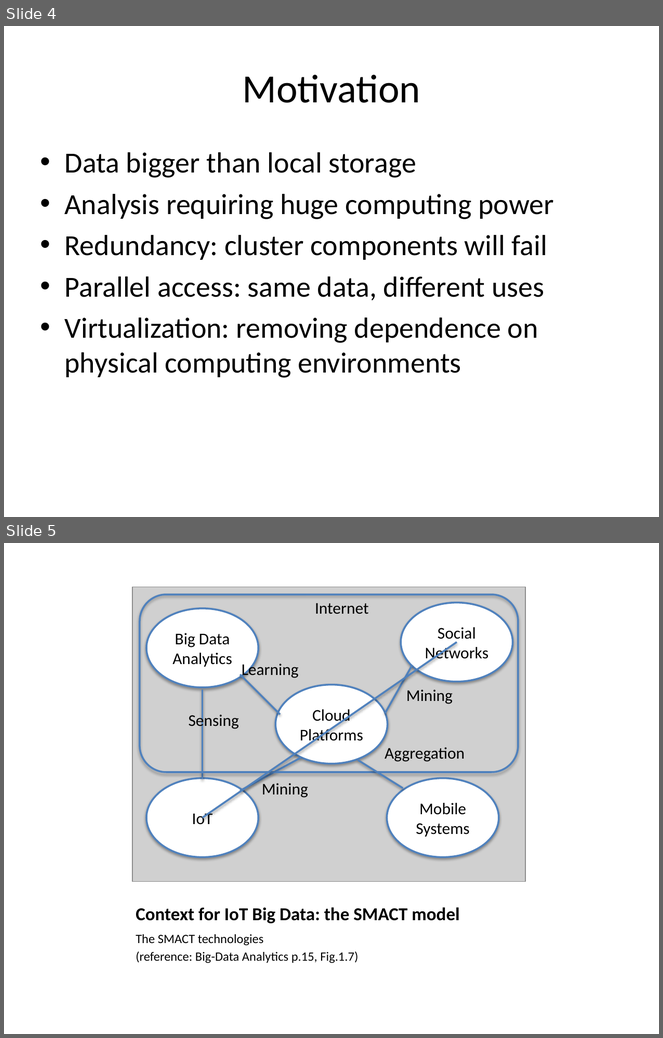
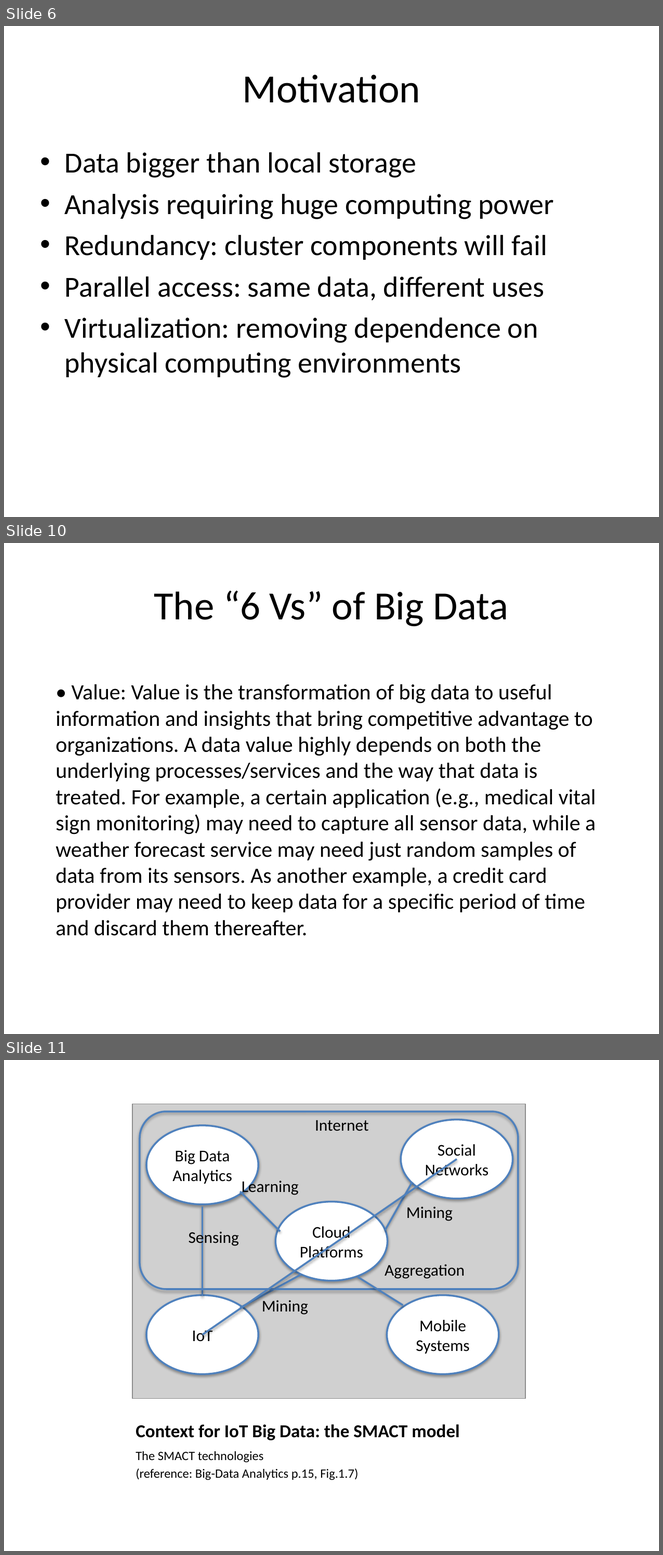
Before and after one commit to kic-markon/ITU_MSc_AM4, a slide deck: powerpoints/ITU Academy Slides AM4-02.pptx. Shown one above the other, each under a label of ours: slides 4 and 5 before the commit, slides 6, 10 and 11 after it; the slides between them are not shown. The pictures are 663x1038 and 663x1555 pixels, drawn with LibreOffice and Linux fonts; fonts in the diff are those of the drawing; grey boxes stand for pictures; background and template pictures are left out. Boxes give left, top, right and bottom in pixels: in the first picture for what was removed or moved away, otherwise in the second. Text is boxed around its words. In the diff, an @@ line names an element or a change of style, - is before the commit and + after.

```diff
--- a/powerpoints/ITU Academy Slides AM4-02.pptx
+++ b/powerpoints/ITU Academy Slides AM4-02.pptx
@@ slide 10 added at bbox=[4, 543, 659, 1034], background picture (left out) @@
@@ title added at bbox=[154, 590, 508, 627], 44 pt, text #000000 @@
+The “6 Vs” of Big Data
@@ text added at bbox=[55, 684, 596, 936], 24 pt, text #000000 @@
+• Value: Value is the transformation of big data to useful information and insights that bring competitive advantage to organizations. A data value highly depends on both the underlying processes/services and the way that data is treated. For example, a certain application (e.g., medical vital sign monitoring) may need to capture all sensor data, while a weather forecast service may need just random samples of data from its sensors. As another example, a credit card provider may need to keep data for a specific period of time and discard them thereafter.
@@ what was slide 4 is now slide 6 @@
@@ what was slide 5 is now slide 11 @@
```
Also in this commit, not shown: 1 slide changed, 7 other slides added, 5 other files.
